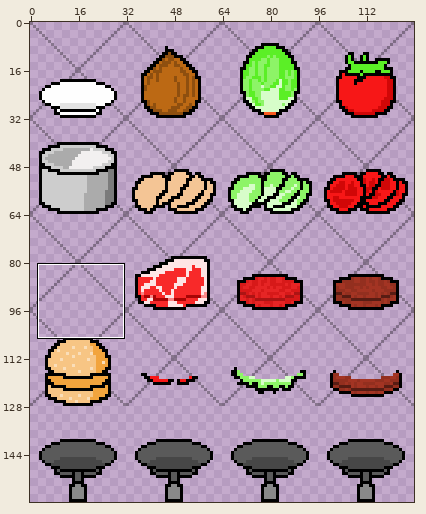
Sprite sheet, stored at Drawing/OvercookedItems.png. Above: a wide view before the commit, with the close-up outlined.
Close-up. Earlier state:
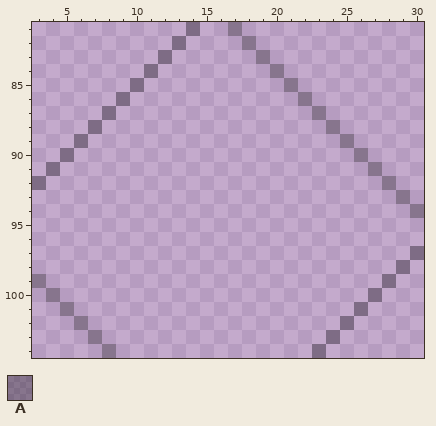
The file is 128x160 pixels. Shown: x 3..30, y 81..104.
Palette (. is transparent): A #0000004f
Pixels before, first column x 3:
 81 ...........A..A.............
 82 ..........A....A............
 83 .........A......A...........
 84 ........A........A..........
 85 .......A..........A.........
 86 ......A............A........
 87 .....A..............A.......
 88 ....A................A......
 89 ...A..................A.....
 90 ..A....................A....
 91 .A......................A...
 92 A........................A..
 93 ..........................A.
 94 ...........................A
 95 ............................
 96 ............................
 97 ...........................A
 98 ..........................A.
 99 A........................A..
100 .A......................A...
101 ..A....................A....
102 ...A..................A.....
103 ....A................A......
104 .....A..............A.......
After:
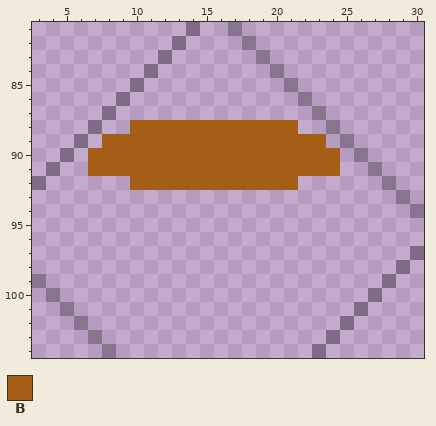
Colours new in this view: B #a55e16
Diff:
There is now colour B in row 88 at x 10 to 21; in row 89 at x 8 to 23; in rows 90 to 91 at x 7 to 24; in row 92 at x 10 to 21.
